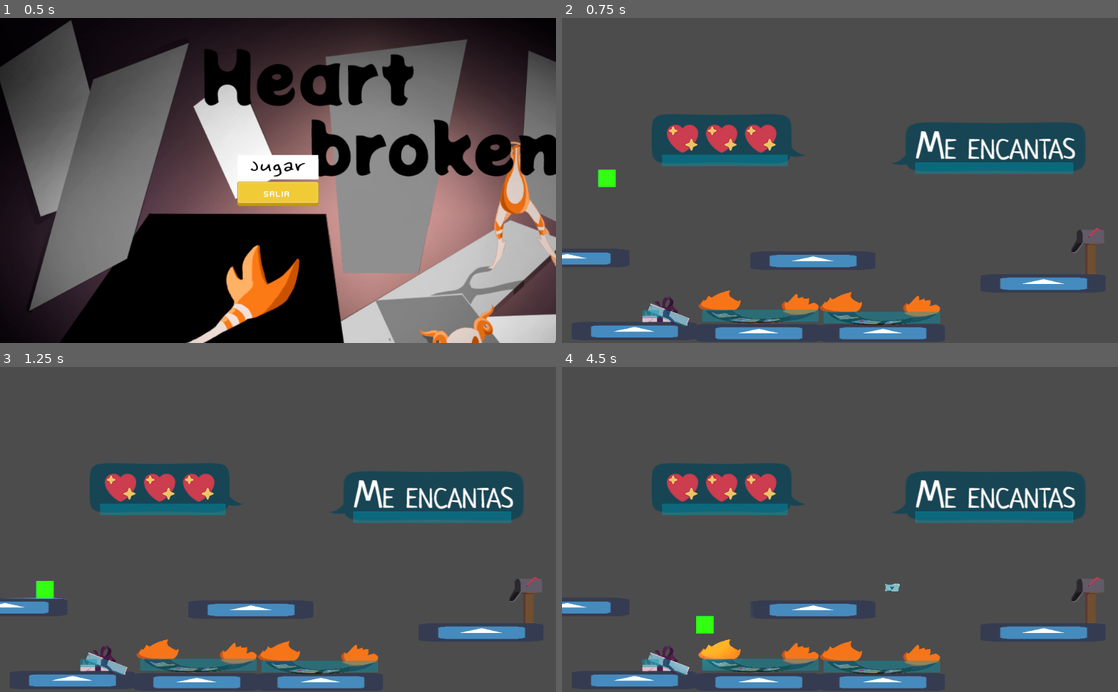
Above: before the commit, frames 1-4 (two rows, left to right).
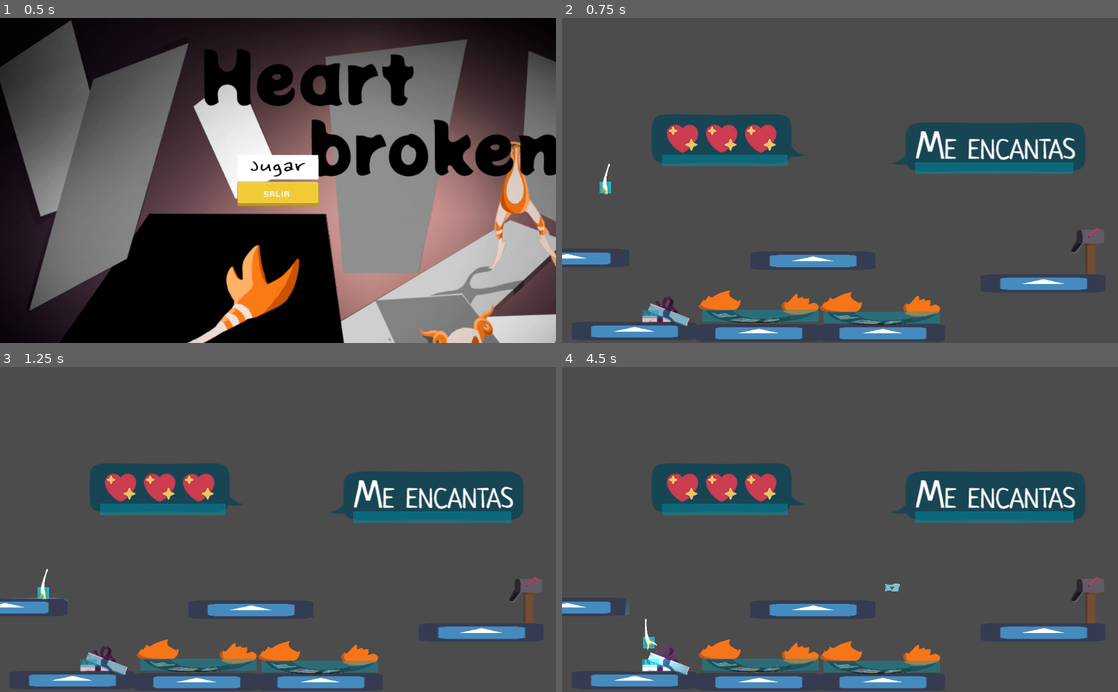
Above: after the commit, the same moments.

Repository: santyarellano/Shattered
Game: Godot game, scene res://Niveles/menuPrincipal.tscn
Same seed, same stepped clock (60 frames per second), same inputs: the game is played once before the commit and once after it. The project has no main scene, so this scene is started directly. The engine's default icon, where the game draws it, is replaced by a stand-in: a white triangle on a blue panel in a dark square.
Inputs (mouse positions are in pixels of both pictures, inside the frame that each line leads up to):
- Up to frame 1 (0.5 s): no input
- Up to frame 2 (0.75 s): click (840, 167) at 0.5 s
- Up to frame 3 (1.25 s): no input
- Up to frame 4 (4.5 s): hold Right (ui_right) 1.28-2.78 s; tap Space (ui_select) at 1.52, 2.27, 3.77 s; hold Left (ui_left) 2.78-3.53 s; hold Right (ui_right) from 3.53 s (still down)

Frame 1 is identical in both runs. In frame 2, 0.2% of the frame differs, in the area x 6-10%, y 44-55%; in frame 3, 0.2%; in frame 4, 1.0%, in the area x 9-33%, y 72-94%.

Commit message:
hand animations

Diff:
--- a/Niveles/Level_with_lights.tscn
+++ b/Niveles/Level_with_lights.tscn
@@ -11,14 +11,14 @@
 [node name="background" type="Sprite" parent="."]
 modulate = Color( 0.686275, 0.243137, 0.992157, 1 )
 light_mask = 3
-position = Vector2( 630.577, 368.34 )
-scale = Vector2( 10.7034, 6.22593 )
+position = Vector2( 666.001, 402.036 )
+scale = Vector2( 13.0389, 8.23742 )
 z_index = -1
 texture = ExtResource( 1 )
 
 [node name="Player" parent="." instance=ExtResource( 2 )]
 position = Vector2( 268.133, -9.03819 )
-jump_power = -600
+z_index = 1
 
 [node name="CanvasModulate" type="CanvasModulate" parent="."]
 color = Color( 0.27451, 0.27451, 0.27451, 1 )
--- a/Obj/Player/Player.gd
+++ b/Obj/Player/Player.gd
@@ -21,7 +21,22 @@
 
 # Called every frame. 'delta' is the elapsed time since the previous frame.
 func _process(delta):
-	pass
+	if !jumping:
+		if velocity.x != 0:
+			$AnimatedSprite.play("hand_wlk")
+			if velocity.x < 0:
+				$AnimatedSprite.flip_h = true
+			elif velocity.x > 0:
+				$AnimatedSprite.flip_h = false
+		elif velocity.x == 0:
+			$AnimatedSprite.play("hand_idle")
+			$AnimatedSprite.stop()
+	else:
+		$AnimatedSprite.play("hand_jump")
+		if velocity.x < 0:
+			$AnimatedSprite.flip_h = true
+		elif velocity.x > 0:
+			$AnimatedSprite.flip_h = false
 
 func get_input():
 	# Walking
@@ -45,6 +60,6 @@
 func _physics_process(delta):
 	get_input()
 	velocity.y += gravity * delta
-	if jumping and is_on_floor():
+	if jumping and is_on_floor() && velocity.y >= 0:
 		jumping = false
 	velocity = move_and_slide(velocity, Vector2(0, -1))
--- a/Obj/Player/Player.tscn
+++ b/Obj/Player/Player.tscn
@@ -1,21 +1,58 @@
-[gd_scene load_steps=5 format=2]
+[gd_scene load_steps=23 format=2]
 
-[ext_resource path="res://Img/rect.png" type="Texture" id=1]
+[ext_resource path="res://Img/PlayerAnimations/Torso_camina/Torso_camina_01.png" type="Texture" id=1]
 [ext_resource path="res://Obj/Player/Player.gd" type="Script" id=2]
 [ext_resource path="res://Img/light.png" type="Texture" id=3]
+[ext_resource path="res://Img/PlayerAnimations/Torso_camina/Torso_camina_05.png" type="Texture" id=4]
+[ext_resource path="res://Img/PlayerAnimations/Torso_camina/Torso_camina_04.png" type="Texture" id=5]
+[ext_resource path="res://Img/PlayerAnimations/Torso_camina/Torso_camina_06.png" type="Texture" id=6]
+[ext_resource path="res://Img/PlayerAnimations/Torso_camina/Torso_camina_03.png" type="Texture" id=7]
+[ext_resource path="res://Img/PlayerAnimations/Torso_camina/Torso_camina_07.png" type="Texture" id=8]
+[ext_resource path="res://Img/PlayerAnimations/Torso_camina/Torso_camina_08.png" type="Texture" id=9]
+[ext_resource path="res://Img/PlayerAnimations/Torso_camina/Torso_camina_09.png" type="Texture" id=10]
+[ext_resource path="res://Img/PlayerAnimations/Torso_camina/Torso_camina_10.png" type="Texture" id=11]
+[ext_resource path="res://Img/PlayerAnimations/Torso_camina/Torso_camina_11.png" type="Texture" id=12]
+[ext_resource path="res://Img/PlayerAnimations/Torso_camina/Torso_camina_02.png" type="Texture" id=13]
+[ext_resource path="res://Img/PlayerAnimations/Torso_camina/Torso_camina_12.png" type="Texture" id=14]
+[ext_resource path="res://Img/PlayerAnimations/Torso_camina/Torso_camina_13.png" type="Texture" id=15]
+[ext_resource path="res://Img/PlayerAnimations/Torso_camina/Torso_camina_14.png" type="Texture" id=16]
+[ext_resource path="res://Img/PlayerAnimations/Brazo_camina/Brazo_camina_03.png" type="Texture" id=17]
+[ext_resource path="res://Img/PlayerAnimations/Brazo_camina/Brazo_camina_00.png" type="Texture" id=18]
+[ext_resource path="res://Img/PlayerAnimations/Brazo_camina/Brazo_camina_02.png" type="Texture" id=19]
+[ext_resource path="res://Img/PlayerAnimations/Brazo_camina/Brazo_camina_01.png" type="Texture" id=20]
 
-[sub_resource type="RectangleShape2D" id=1]
-extents = Vector2( 15.6989, 15.616 )
+[sub_resource type="RectangleShape2D" id=3]
+
+[sub_resource type="SpriteFrames" id=2]
+animations = [ {
+"frames": [ ExtResource( 20 ) ],
+"loop": true,
+"name": "hand_jump",
+"speed": 5.0
+}, {
+"frames": [ ExtResource( 18 ), ExtResource( 20 ), ExtResource( 19 ), ExtResource( 17 ) ],
+"loop": true,
+"name": "hand_wlk",
+"speed": 7.0
+}, {
+"frames": [ ExtResource( 17 ) ],
+"loop": true,
+"name": "hand_idle",
+"speed": 5.0
+}, {
+"frames": [ ExtResource( 1 ), ExtResource( 13 ), ExtResource( 7 ), ExtResource( 5 ), ExtResource( 4 ), ExtResource( 6 ), ExtResource( 8 ), ExtResource( 9 ), ExtResource( 10 ), ExtResource( 11 ), ExtResource( 12 ), ExtResource( 14 ), ExtResource( 15 ), ExtResource( 16 ) ],
+"loop": true,
+"name": "body_wlk",
+"speed": 14.0
+} ]
 
 [node name="Player" type="KinematicBody2D"]
 script = ExtResource( 2 )
+walk_spd = 50
 
 [node name="CollisionShape2D" type="CollisionShape2D" parent="."]
-shape = SubResource( 1 )
-
-[node name="Sprite" type="Sprite" parent="CollisionShape2D"]
-modulate = Color( 0.101961, 0.878431, 0.0352941, 1 )
-texture = ExtResource( 1 )
+position = Vector2( -3, 17 )
+shape = SubResource( 3 )
 
 [node name="Light2D" type="Light2D" parent="."]
 scale = Vector2( 0.2, 0.2 )
@@ -23,3 +60,8 @@
 offset = Vector2( 20, 0 )
 shadow_enabled = true
 shadow_item_cull_mask = 3
+
+[node name="AnimatedSprite" type="AnimatedSprite" parent="."]
+scale = Vector2( 0.25, 0.25 )
+frames = SubResource( 2 )
+animation = "hand_jump"
Binary file added: Img/PlayerAnimations/Brazo_camina/Brazo_camina_00.png
Not shown, added: Img/PlayerAnimations/Brazo_camina/Brazo_camina_00.png.import
Binary file added: Img/PlayerAnimations/Brazo_camina/Brazo_camina_01.png
Not shown, added: Img/PlayerAnimations/Brazo_camina/Brazo_camina_01.png.import
Binary file added: Img/PlayerAnimations/Brazo_camina/Brazo_camina_02.png
Not shown, added: Img/PlayerAnimations/Brazo_camina/Brazo_camina_02.png.import
Binary file added: Img/PlayerAnimations/Brazo_camina/Brazo_camina_03.png
Not shown, added: Img/PlayerAnimations/Brazo_camina/Brazo_camina_03.png.import
Binary file added: Img/PlayerAnimations/Torso_camina/._Torso_camina_01.png
Binary file added: Img/PlayerAnimations/Torso_camina/Torso_camina_01.png
Not shown, added: Img/PlayerAnimations/Torso_camina/Torso_camina_01.png.import
Binary file added: Img/PlayerAnimations/Torso_camina/Torso_camina_02.png
(and 27 more such lines)
